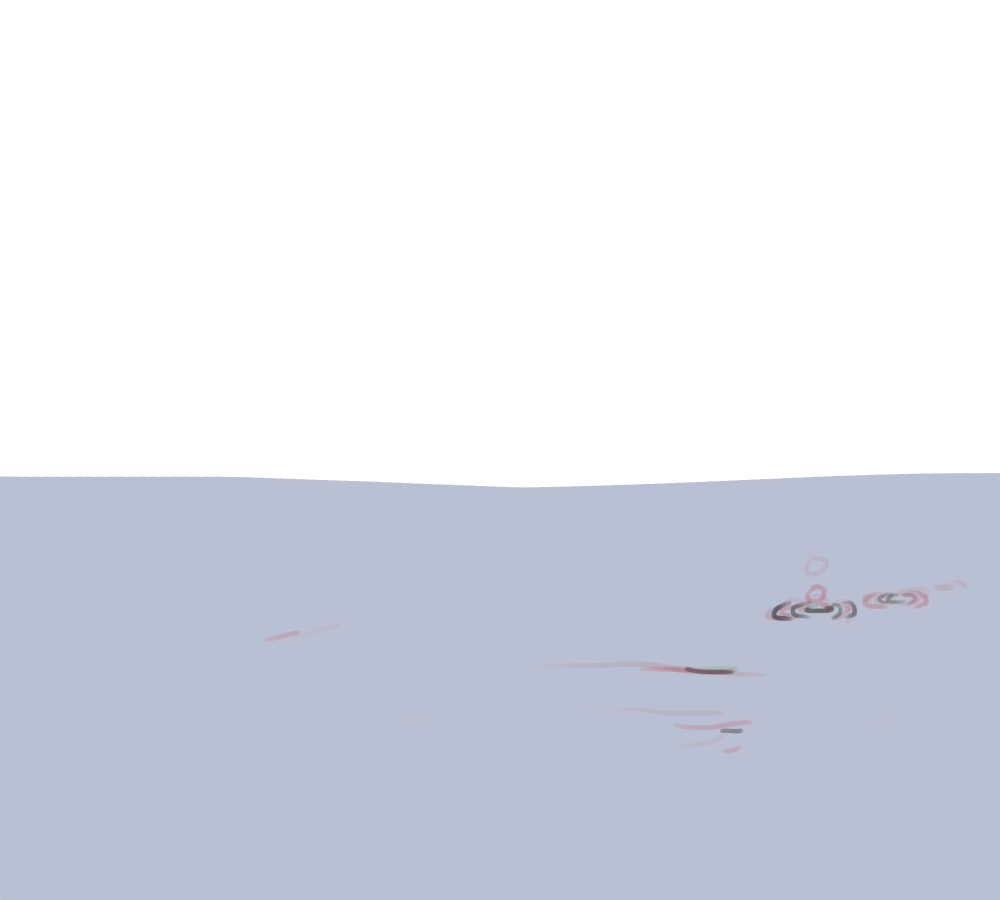
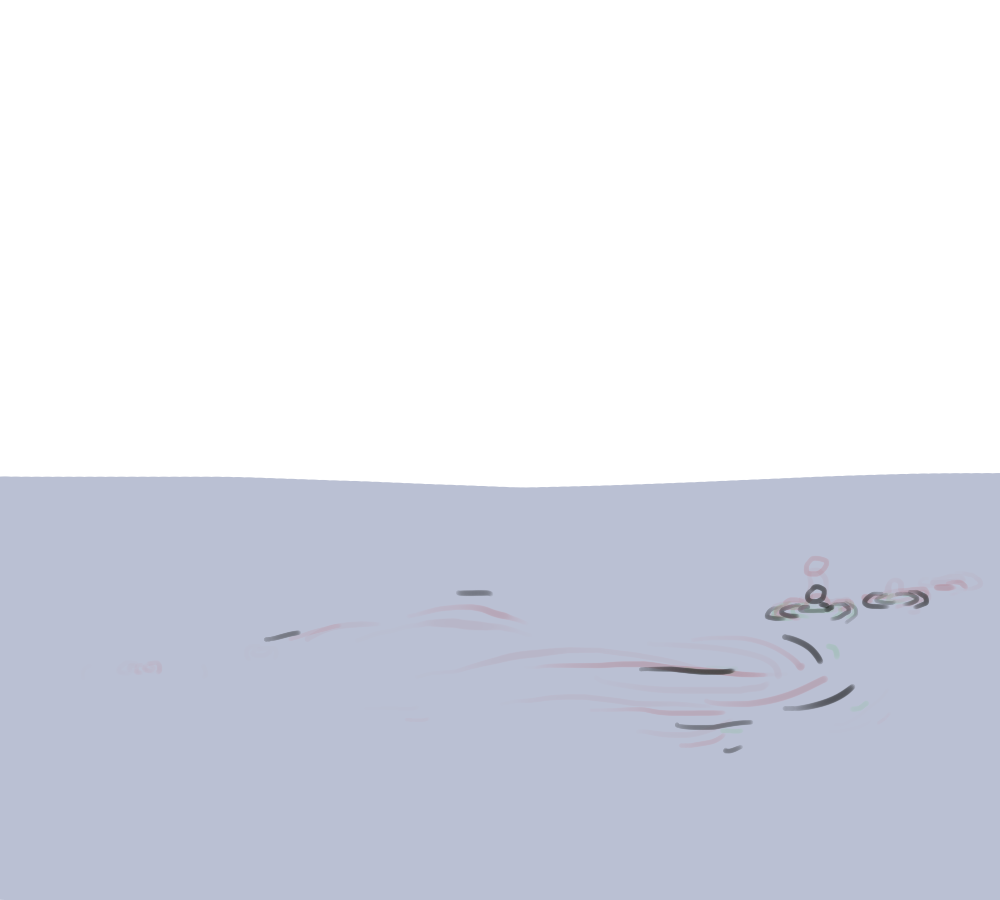
Layers edited between the first and the second w=1000, h=900 image:
painted on "Background" over [117, 556, 983, 754]
